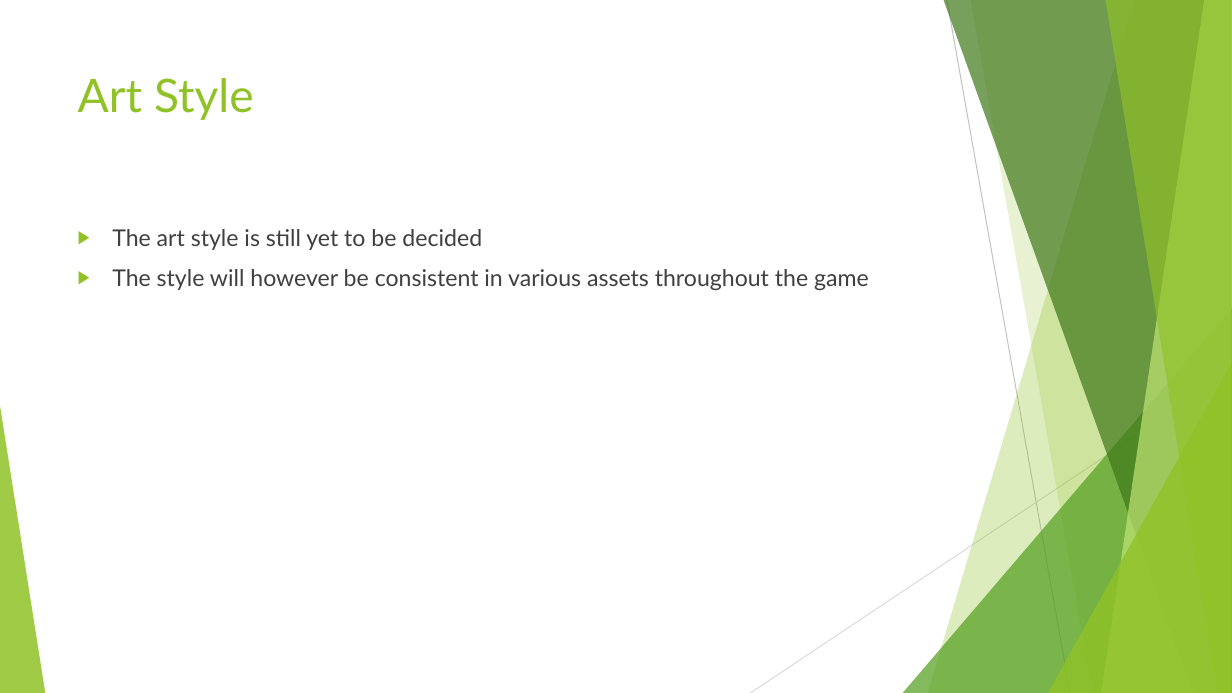
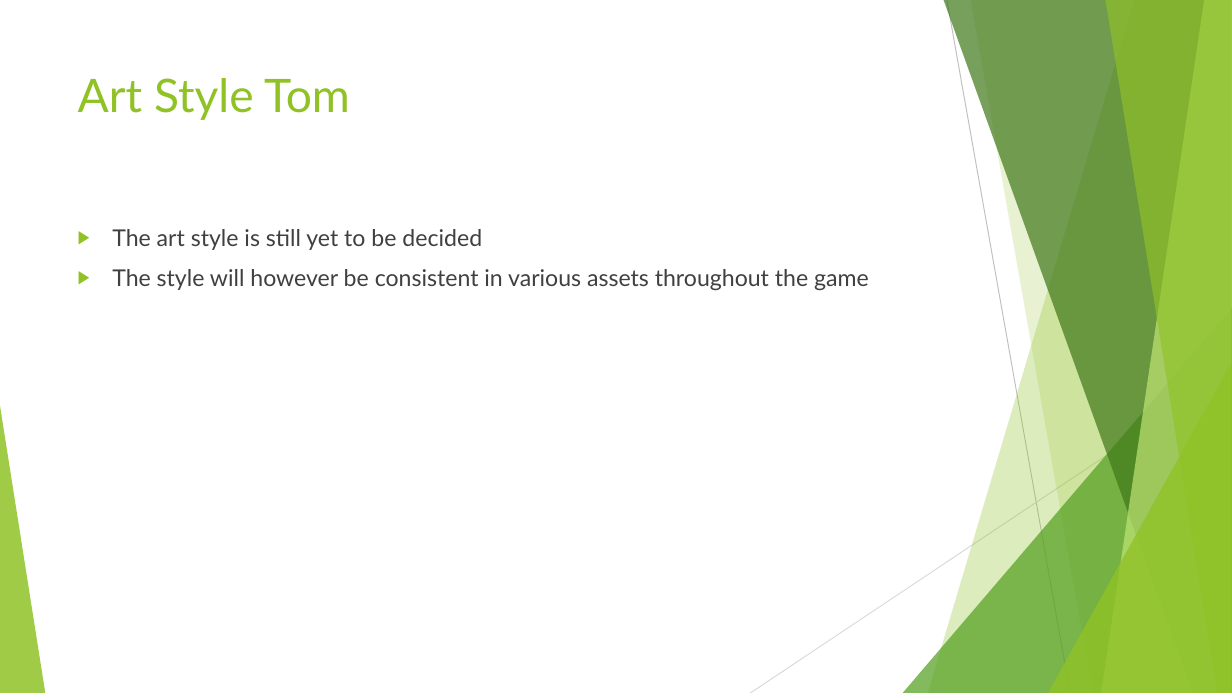
Before and after one commit to UoSGamesGroups/first-semester-l4-5-group-14, a slide deck: slide 7 of Group 14.pptx. Drawn at 1232x693 pixels with LibreOffice and Linux fonts; fonts in the diff are those of the drawing. Boxes give left, top, right and bottom in pixels: in the first picture for what was removed or moved away, otherwise in the second. Text is boxed around its words. In the diff, an @@ line names an element or a change of style, - is before the commit and + after.

```diff
--- a/Group 14.pptx
+++ b/Group 14.pptx
@@ title at (78,78,350,120): text changed @@
-Art Style
+Art Style Tom
```
Also in this commit, not shown: 4 other slides changed, 1 slide added, 1 slide removed.
